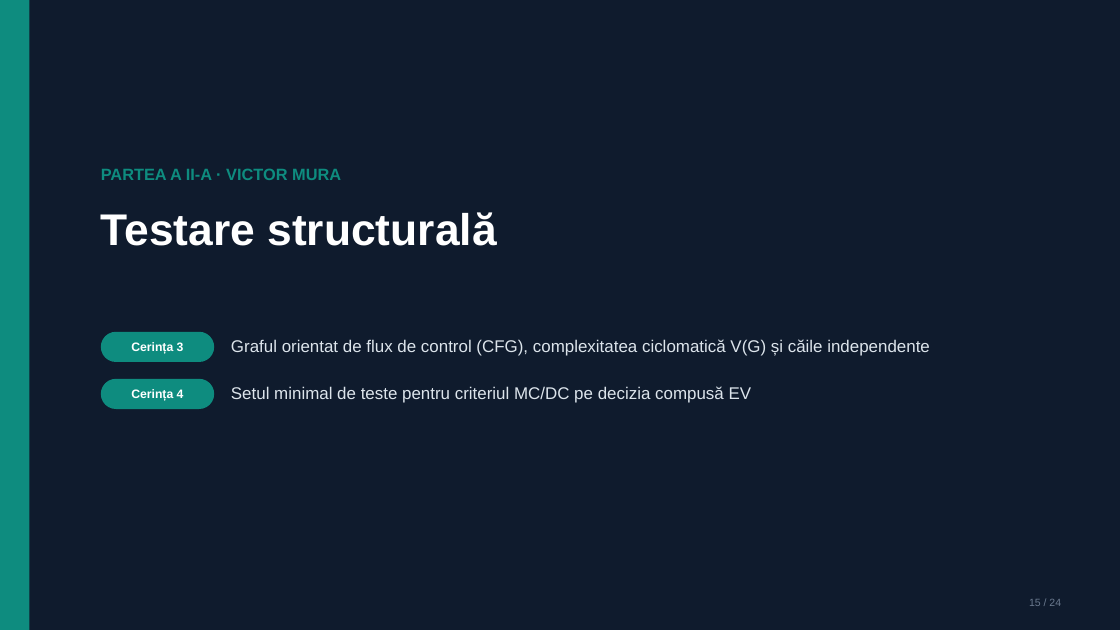
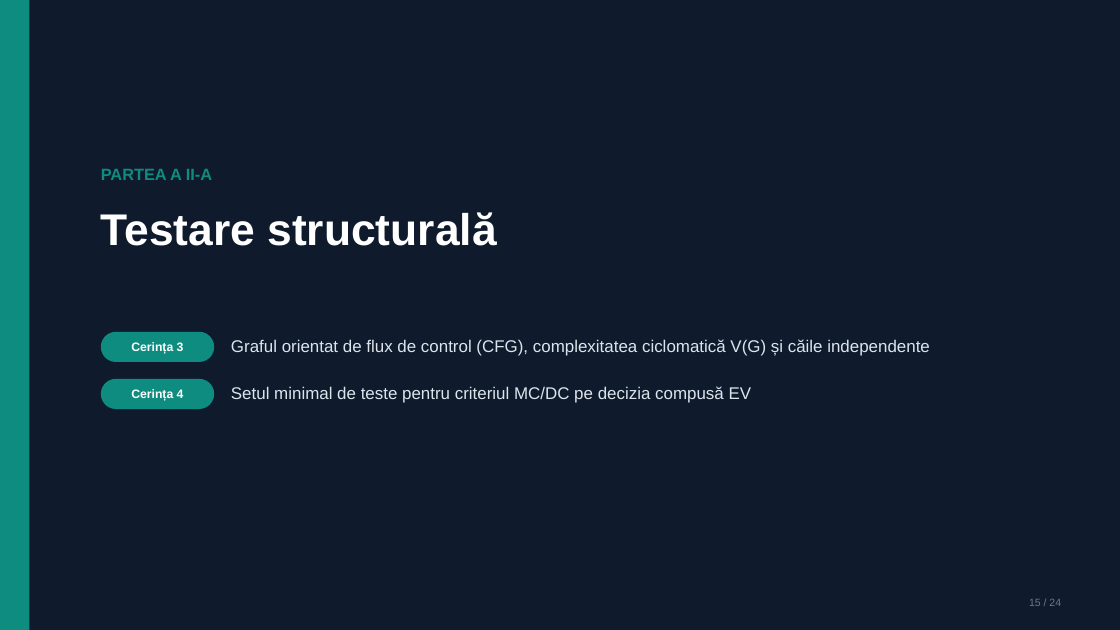
Before and after one commit to victormura/tss, a slide deck: slide 15 of proiect_laborator/docs/Prezentare_Laborator_TSS.pptx. Drawn at 1120x630 pixels with LibreOffice and Linux fonts; fonts in the diff are those of the drawing. Boxes give left, top, right and bottom in pixels: in the first picture for what was removed or moved away, otherwise in the second. Text is boxed around its words. In the diff, an @@ line names an element or a change of style, - is before the commit and + after.

```diff
--- a/proiect_laborator/docs/Prezentare_Laborator_TSS.pptx
+++ b/proiect_laborator/docs/Prezentare_Laborator_TSS.pptx
@@ text at (101,169,212,180): text changed @@
-PARTEA A II-A · VICTOR MURA
+PARTEA A II-A
```
Also in this commit, not shown: 23 other slides changed, 5 other files.
